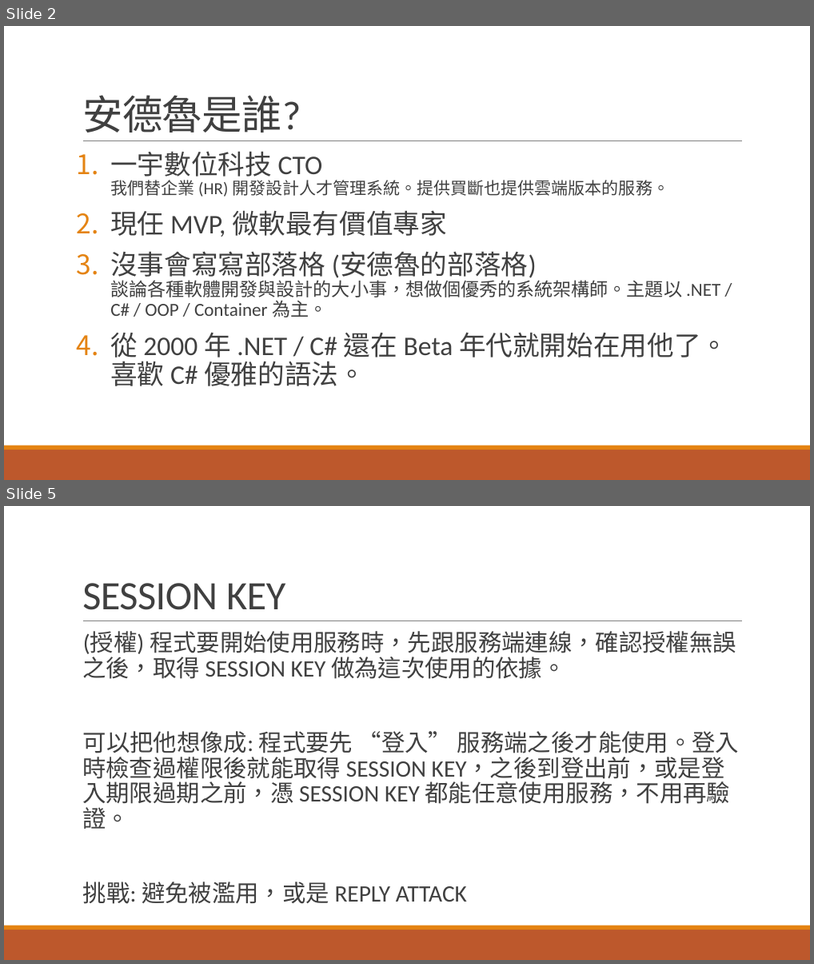
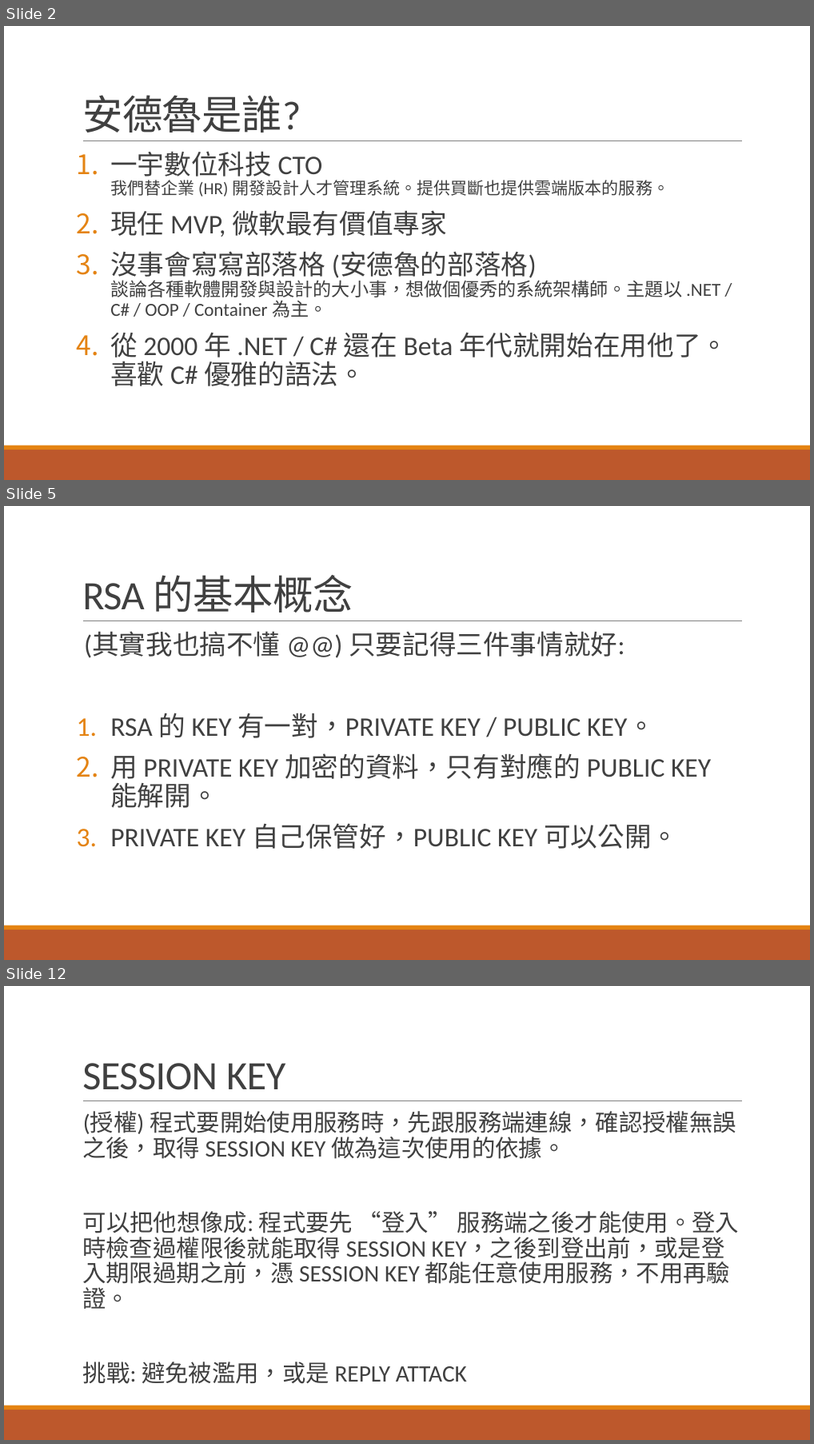
Before and after one commit to andrew0928/MeetUp.ApiTokenDemo, a slide deck: APITOKEN-DEMO.pptx. Shown one above the other, each under a label of ours: slides 2 and 5 before the commit, slides 2, 5 and 12 after it; the slides between them are not shown. The pictures are 814x964 and 814x1444 pixels, drawn with LibreOffice and Linux fonts; fonts in the diff are those of the drawing. Boxes give left, top, right and bottom in pixels: in the first picture for what was removed or moved away, otherwise in the second. Text is boxed around its words. In the diff, an @@ line names an element or a change of style, - is before the commit and + after.

```diff
--- a/APITOKEN-DEMO.pptx
+++ b/APITOKEN-DEMO.pptx
@@ slide 5 added at <box>4,506,810,960</box>, background #FFFFFF; not listed: 3 template elements that a slide beside it also shows @@
@@ title added at <box>82,575,354,612</box>, 48 pt, text #404040 @@
+RSA 的基本概念
@@ text added at <box>84,631,711,848</box>, 32 pt, text #404040 @@
+  (其實我也搞不懂 @@) 只要記得三件事情就好:
+1. RSA 的 KEY 有一對，PRIVATE KEY / PUBLIC KEY。
+2. 用 PRIVATE KEY 加密的資料，只有對應的 PUBLIC KEY 能解開。
+3. PRIVATE KEY 自己保管好，PUBLIC KEY 可以公開。
@@ what was slide 5 is now slide 12 @@
```
Also in this commit, not shown: 7 slides changed, 3 other slides added, 1 slide removed, 13 other files.
